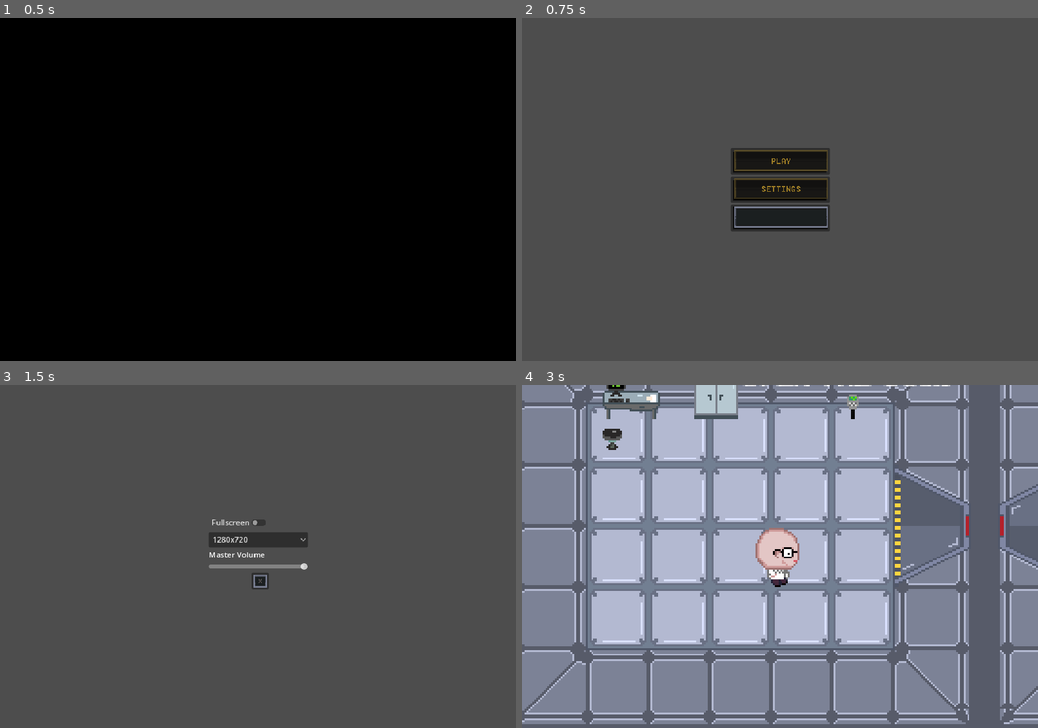
Above: before the commit, frames 1-4 (two rows, left to right).
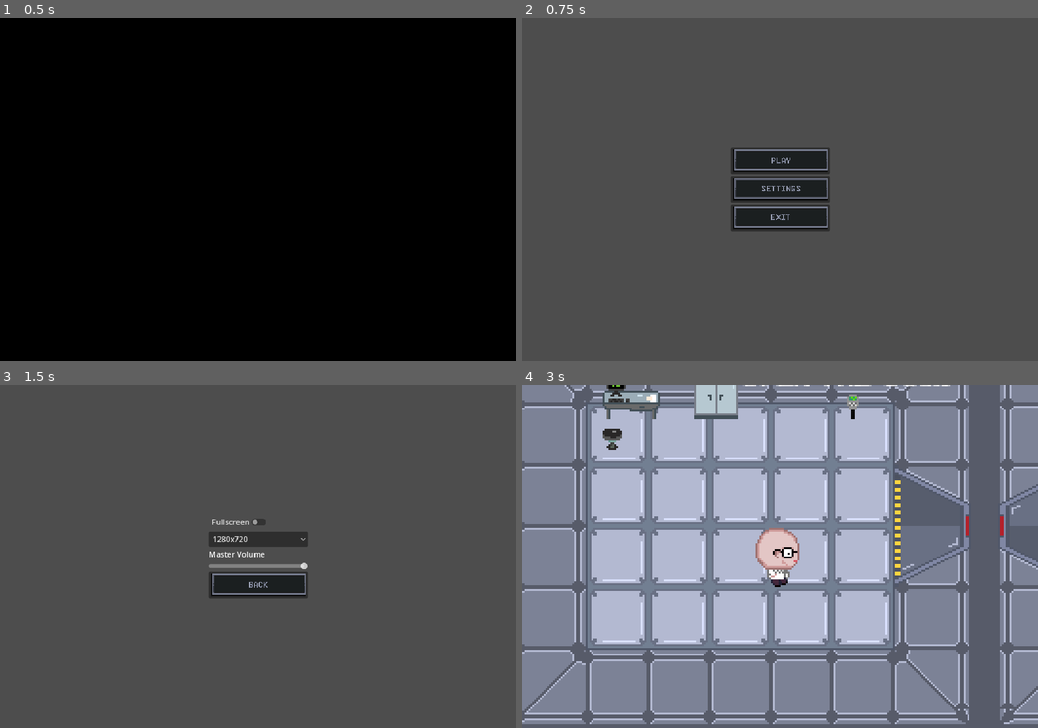
Above: after the commit, the same moments.

Repository: Pi-pol/Tachyon-race
Game: Godot game, scene res://Scenes/title.tscn
Two runs of this game, one before a commit and one after it. Both use one fixed random seed, a clock stepped at 60 frames per second and the inputs below.
Inputs (mouse positions are in pixels of both pictures, inside the frame that each line leads up to; where the layout moved, square brackets give the same spot in the first picture):
- Up to frame 1 (0.5 s): no input
- Up to frame 2 (0.75 s): tap Enter at 0.5 s; move the mouse to (893, 172) at 0.52 s; hold Right (ui_right) from 0.53 s (still down); click (893, 172) at 0.67 s
- Up to frame 3 (1.5 s): release Right (ui_right) at 1.25 s; click (258, 556) at 1.25 s
- Up to frame 4 (3 s): click (780, 583) [780, 580] at 2 s; click (780, 529) at 2.75 s

Frame 1 is identical in both runs. In frame 2, 0.7% of the frame differs, in the area x 40-60%, y 38-59%; in frame 3, 1.6%, in the area x 40-60%, y 39-63%; in frame 4, nothing differs.

Commit message:
changed buttons

Diff:
--- a/Scenes/Menu.tscn
+++ b/Scenes/Menu.tscn
@@ -1,9 +1,9 @@
 [gd_scene load_steps=5 format=3 uid="uid://cuk36uxe0lpk3"]
 
 [ext_resource type="Script" path="res://Scripts/mainMenu.gd" id="1_lvx0o"]
-[ext_resource type="Texture2D" uid="uid://duxnj3af1kyoe" path="res://Assets/BTN PLAY.png" id="1_ri1em"]
-[ext_resource type="Texture2D" uid="uid://ckko0dq10ju46" path="res://Assets/BTN SETTINGS.png" id="2_gqcom"]
-[ext_resource type="Texture2D" uid="uid://fdtcje3g08u6" path="res://Assets/Button BG shadow.png" id="3_l1bi3"]
+[ext_resource type="Texture2D" uid="uid://ei1yfdgx1ayu" path="res://Assets/Button PLAY.png" id="2_mqlq1"]
+[ext_resource type="Texture2D" uid="uid://brmsngqtkm3bi" path="res://Assets/Button SETTINGS.png" id="3_vlf2a"]
+[ext_resource type="Texture2D" uid="uid://cs4gufkpoji2c" path="res://Assets/Button EXIT.png" id="4_bhuiv"]
 
 [node name="Menu" type="Control"]
 layout_mode = 3
@@ -25,9 +25,9 @@
 anchor_right = 0.5
 anchor_bottom = 0.5
 offset_left = -104.0
-offset_top = -87.5
+offset_top = -88.0
 offset_right = 104.0
-offset_bottom = 87.5
+offset_bottom = 88.0
 grow_horizontal = 2
 grow_vertical = 2
 
@@ -37,37 +37,20 @@
 size_flags_vertical = 4
 focus_neighbor_top = NodePath("../exitButton")
 focus_neighbor_bottom = NodePath("../settingsButton")
-icon = ExtResource("1_ri1em")
+icon = ExtResource("2_mqlq1")
 
 [node name="settingsButton" type="Button" parent="Menu"]
 layout_mode = 2
 focus_neighbor_top = NodePath("../startButton")
 focus_neighbor_bottom = NodePath("../exitButton")
-icon = ExtResource("2_gqcom")
+icon = ExtResource("3_vlf2a")
 
 [node name="exitButton" type="Button" parent="Menu"]
 layout_mode = 2
 size_flags_vertical = 4
 focus_neighbor_top = NodePath("../settingsButton")
 focus_neighbor_bottom = NodePath("../startButton")
-icon = ExtResource("3_l1bi3")
-
-[node name="Video" type="Control" parent="."]
-visible = false
-anchors_preset = 0
-offset_right = 40.0
-offset_bottom = 40.0
-
-[node name="HBoxContainer" type="HBoxContainer" parent="Video"]
-layout_mode = 0
-offset_right = 40.0
-offset_bottom = 40.0
-
-[node name="Labels" type="VBoxContainer" parent="Video/HBoxContainer"]
-layout_mode = 2
-
-[node name="Checks" type="VBoxContainer" parent="Video/HBoxContainer"]
-layout_mode = 2
+icon = ExtResource("4_bhuiv")
 
 [connection signal="pressed" from="Menu/startButton" to="." method="_on_start_button_pressed"]
 [connection signal="pressed" from="Menu/settingsButton" to="." method="_on_settings_button_pressed"]
--- a/Scenes/settings.tscn
+++ b/Scenes/settings.tscn
@@ -1,8 +1,8 @@
 [gd_scene load_steps=4 format=3 uid="uid://ck7iwj3gwqadw"]
 
-[ext_resource type="Texture2D" uid="uid://dwvu25lvv6tc1" path="res://Assets/BTN Exit.png" id="1_i1li7"]
 [ext_resource type="Script" path="res://Scripts/settingsMenu.gd" id="1_jmmgr"]
 [ext_resource type="Script" path="res://Scripts/masterVolume.gd" id="2_artx6"]
+[ext_resource type="Texture2D" uid="uid://drblo1n0slgfm" path="res://Assets/Button BACK.png" id="3_le7ej"]
 
 [node name="Settings" type="Control"]
 layout_mode = 3
@@ -17,11 +17,18 @@
 script = ExtResource("1_jmmgr")
 
 [node name="containers" type="VBoxContainer" parent="."]
-layout_mode = 2
+layout_mode = 1
+anchors_preset = 8
+anchor_left = 0.5
+anchor_top = 0.5
+anchor_right = 0.5
+anchor_bottom = 0.5
 offset_left = -104.0
-offset_top = -87.5
+offset_top = -81.0
 offset_right = 104.0
-offset_bottom = -44.5
+offset_bottom = 81.0
+grow_horizontal = 2
+grow_vertical = 2
 
 [node name="CheckButton" type="HBoxContainer" parent="containers"]
 layout_mode = 2
@@ -49,16 +56,12 @@
 step = 0.001
 script = ExtResource("2_artx6")
 
-[node name="backToMenu" type="Button" parent="."]
+[node name="backToMenu" type="Button" parent="containers"]
 layout_mode = 2
-offset_left = -14.0
-offset_top = 34.0
-offset_right = 22.0
-offset_bottom = 69.0
 size_flags_horizontal = 4
 size_flags_vertical = 8
-icon = ExtResource("1_i1li7")
+icon = ExtResource("3_le7ej")
 
 [connection signal="toggled" from="containers/CheckButton/CheckButton" to="." method="_on_check_button_toggled"]
 [connection signal="item_selected" from="containers/resolutionsOptionButton" to="." method="_on_resolutions_option_button_item_selected"]
-[connection signal="pressed" from="backToMenu" to="." method="_on_back_to_menu_pressed"]
+[connection signal="pressed" from="containers/backToMenu" to="." method="_on_back_to_menu_pressed"]
